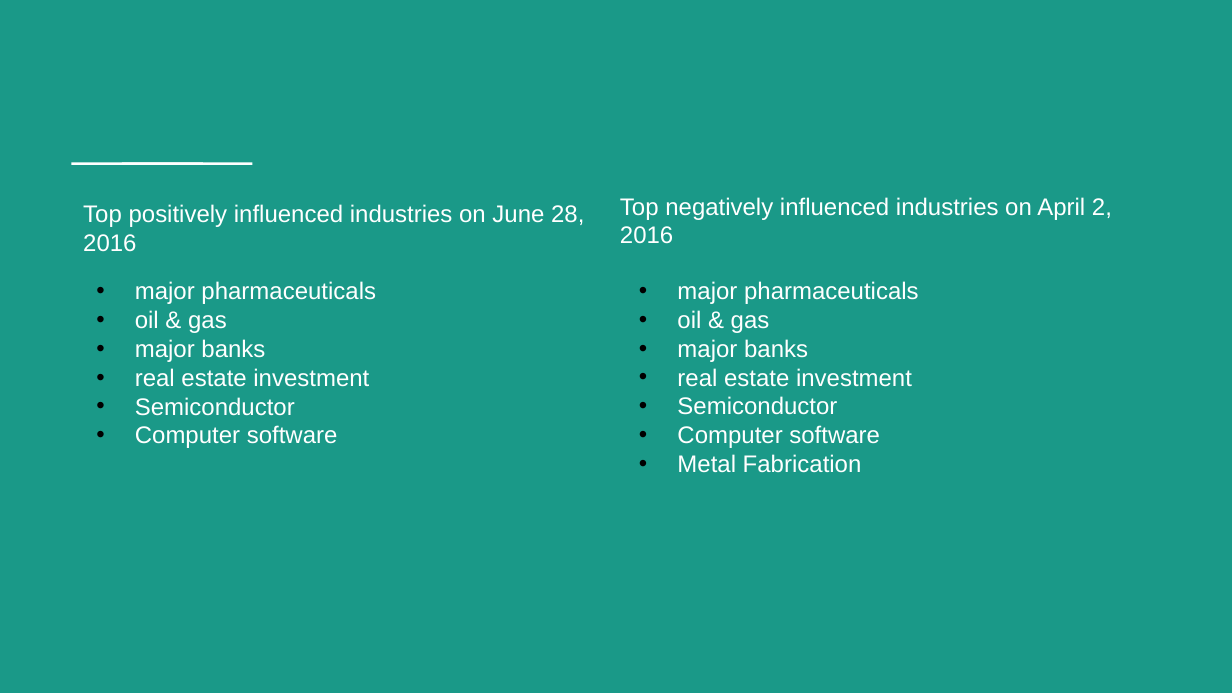
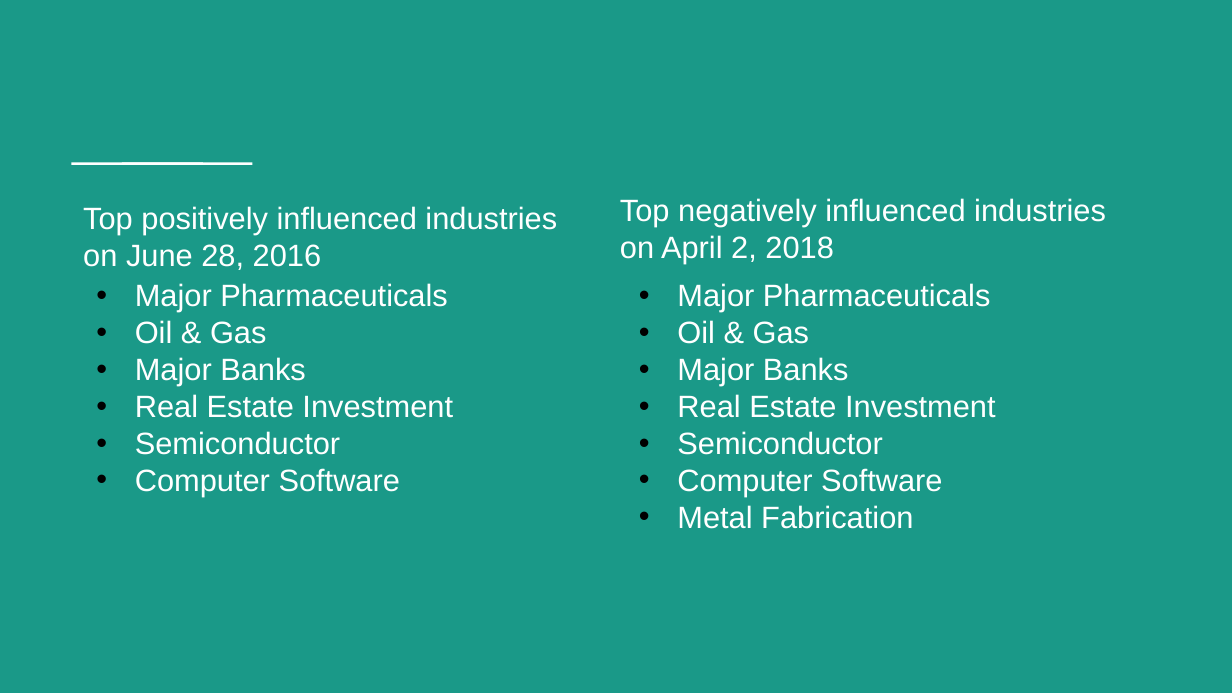
Before and after one commit to okcaiko-gmail/Fionastudy, a slide deck: slide 21 of Examination of Domestic Economic Impact of the US-China Trade War by Analyzing Stock Market Fluctuations with Unsupervised Machine Learning.pptx (slide 16 before the commit). Drawn at 1232x693 pixels with LibreOffice and Linux fonts; fonts in the diff are those of the drawing. Boxes give left, top, right and bottom in pixels: in the first picture for what was removed or moved away, otherwise in the second. Text is boxed around its words. In the diff, an @@ line names an element or a change of style, - is before the commit and + after.

```diff
--- a/Examination of Domestic Economic Impact of the US-China Trade War by Analyzing Stock Market Fluctuations with Unsupervised Machine Learning.pptx
+++ b/Examination of Domestic Economic Impact of the US-China Trade War by Analyzing Stock Market Fluctuations with Unsupervised Machine Learning.pptx
@@ text "Top positively influenced industries on ..." at [83, 206, 557, 270]: size 14 to 18 pt @@
@@ text at [620, 198, 1106, 264]: text changed; size 14 to 18 pt @@
-Top negatively influenced industries on April 2, 2016
+Top negatively influenced industries on April 2, 2018
@@ text at [135, 283, 453, 418]: text changed; size 14 to 18 pt @@
-• major pharmaceuticals
-• oil & gas
-• major banks
-• real estate investment
+• Major Pharmaceuticals
+• Oil & Gas
+• Major Banks
+• Real Estate Investment
@@ text at [677, 283, 996, 418]: text changed; size 14 to 18 pt @@
-• major pharmaceuticals
-• oil & gas
-• major banks
-• real estate investment
+• Major Pharmaceuticals
+• Oil & Gas
+• Major Banks
+• Real Estate Investment
@@ text at [135, 431, 340, 455]: size 14 to 18 pt in "Semiconductor" @@
@@ text at [677, 431, 913, 529]: size 14 to 18 pt in "Semiconductor", "Metal Fabrication" @@
@@ text at [135, 468, 400, 497]: text changed; size 14 to 18 pt @@
-• Computer software
+• Computer Software
@@ text at [677, 468, 942, 497]: text changed; size 14 to 18 pt @@
-• Computer software
+• Computer Software
```
Also in this commit, not shown: 14 other slides changed, 6 slides added.
